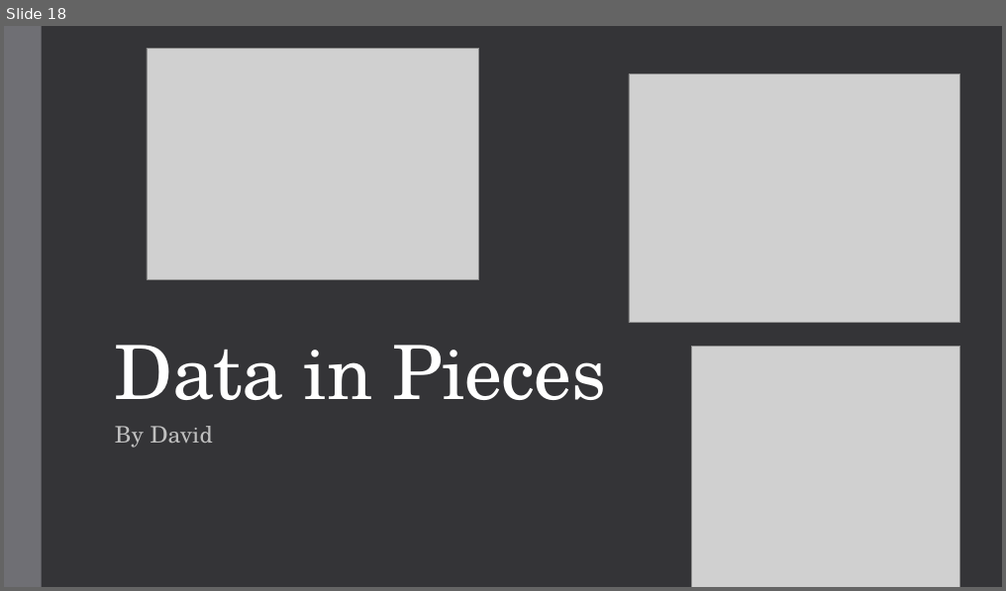
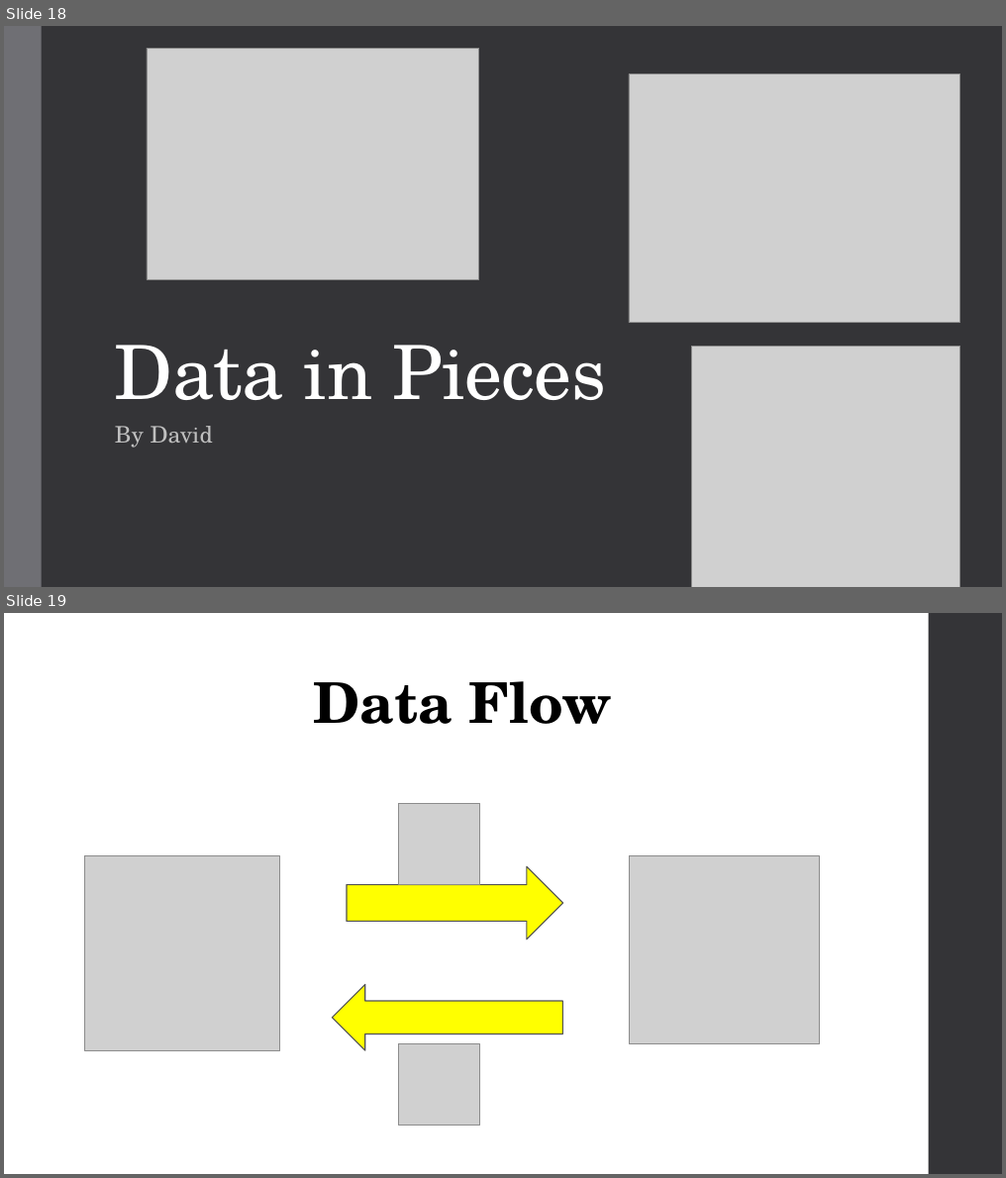
Before and after one commit to RadioSystemsPSCC/Practice, a slide deck: Admin and Documentation/Radio Systems.pptx. Shown one above the other, each under a label of ours: slide 18 before the commit, slides 18 and 19 after it. The pictures are 1006x591 and 1006x1178 pixels, drawn with LibreOffice and Linux fonts; fonts in the diff are those of the drawing; grey boxes stand for pictures. Boxes give left, top, right and bottom in pixels: in the first picture for what was removed or moved away, otherwise in the second. Text is boxed around its words. In the diff, an @@ line names an element or a change of style, - is before the commit and + after.

```diff
--- a/Admin and Documentation/Radio Systems.pptx
+++ b/Admin and Documentation/Radio Systems.pptx
@@ slide 19 added at [4,613,1002,1174], background #FFFFFF @@
@@ rectangle added at [929,613,1002,1174], fill #353537 @@
@@ text added at [313,681,611,724], 54 pt, text #000000, bold @@
+Data Flow
@@ picture added at [399,804,479,884] @@
@@ picture added at [85,857,279,1051] @@
@@ right arrow added at [347,866,563,940], fill #FFFF00, outline #525256 1.1 pt @@
@@ picture added at [629,857,819,1045] @@
@@ left arrow added at [332,985,562,1051], fill #FFFF00, outline #525256 1.1 pt @@
@@ picture added at [399,1045,480,1126] @@
```
Also in this commit, not shown: 5 other slides added, 7 other files.
